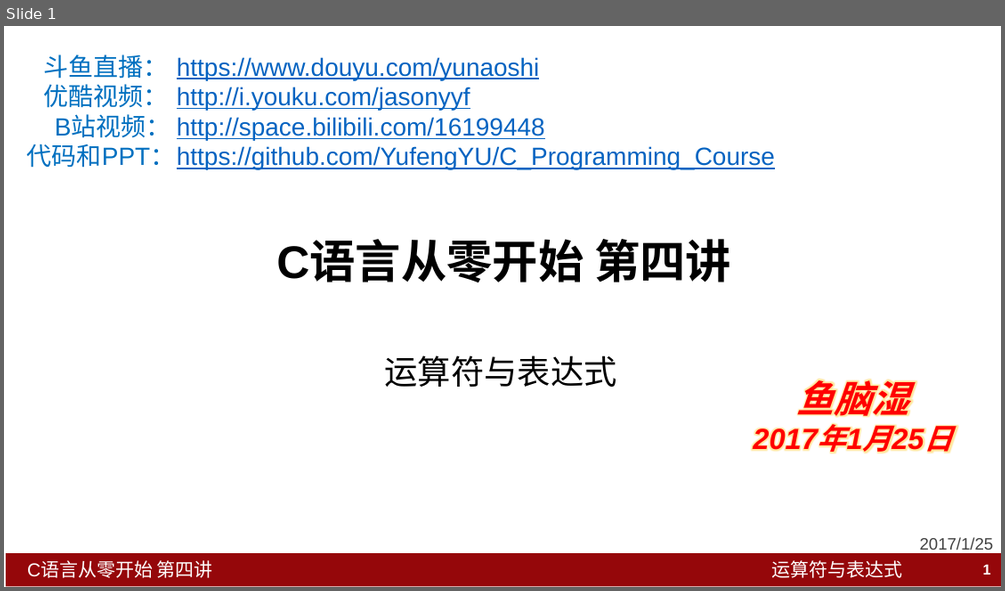
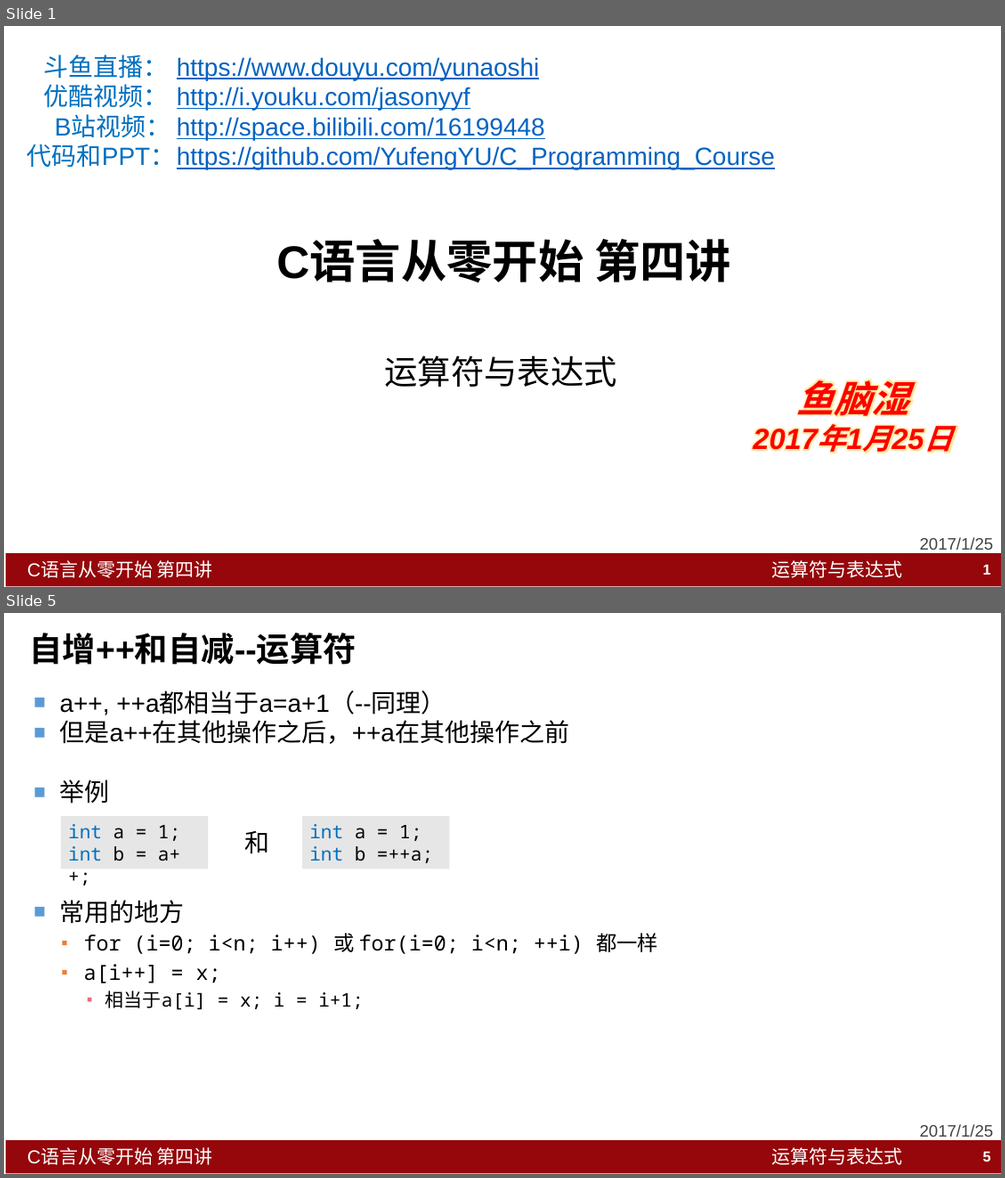
Before and after one commit to YufengYU/C_Programming_Course, a slide deck: Lesson4_Expression/C语言从零开始_第四讲_运算符与表达式.pptx. Shown one above the other, each under a label of ours: slide 1 before the commit, slides 1 and 5 after it; the slides between them are not shown. The pictures are 1005x591 and 1005x1178 pixels, drawn with LibreOffice and Linux fonts; fonts in the diff are those of the drawing. Boxes give left, top, right and bottom in pixels: in the first picture for what was removed or moved away, otherwise in the second. Text is boxed around its words. In the diff, an @@ line names an element or a change of style, - is before the commit and + after.

```diff
--- a/Lesson4_Expression/C语言从零开始_第四讲_运算符与表达式.pptx
+++ b/Lesson4_Expression/C语言从零开始_第四讲_运算符与表达式.pptx
@@ slide 5 added at (4,613,1001,1174), background #FFFFFF; not listed: 3 template elements that a slide beside it also shows @@
@@ title added at (29,633,356,665), 32 pt, text #000000, bold @@
+自增++和自减--运算符
@@ text added at (60,692,658,1010), 24 pt, text #000000 @@
+■ a++, ++a都相当于a=a+1（--同理）
+■ 但是a++在其他操作之后，++a在其他操作之前
+■ 举例
+■ 常用的地方
+  ▪ for (i=0; i<n; i++) 或 for(i=0; i<n; ++i) 都一样
+  ▪ a[i++] = x;
+    ▪ 相当于a[i] = x; i = i+1;
@@ rectangle added at (61,817,208,869), fill #E7E6E6, 18 pt, text #000000 @@
+int a = 1;
+int b = a++;
@@ rectangle added at (302,817,450,869), fill #E7E6E6, 18 pt, text #000000 @@
+int a = 1;
+int b =++a;
@@ text added at (245,831,270,854), 24 pt, text #000000 @@
+和
@@ text added at (920,1124,994,1136), 16 pt, text #424242 @@
+2017/1/25
@@ page number added at (983,1151,991,1161), 14 pt, text #FFFFFF, bold @@
+5
```
Also in this commit, not shown: 1 slide changed, 8 other slides added, 1 slide removed, 15 other files.
